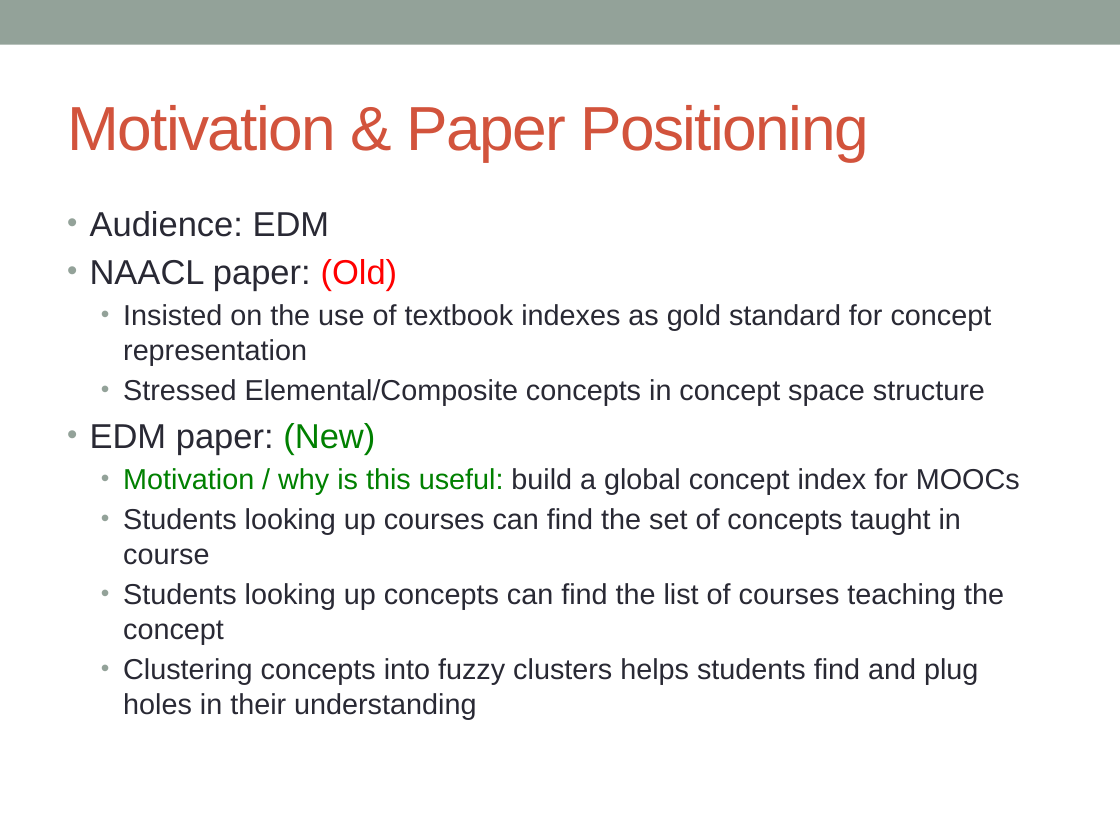
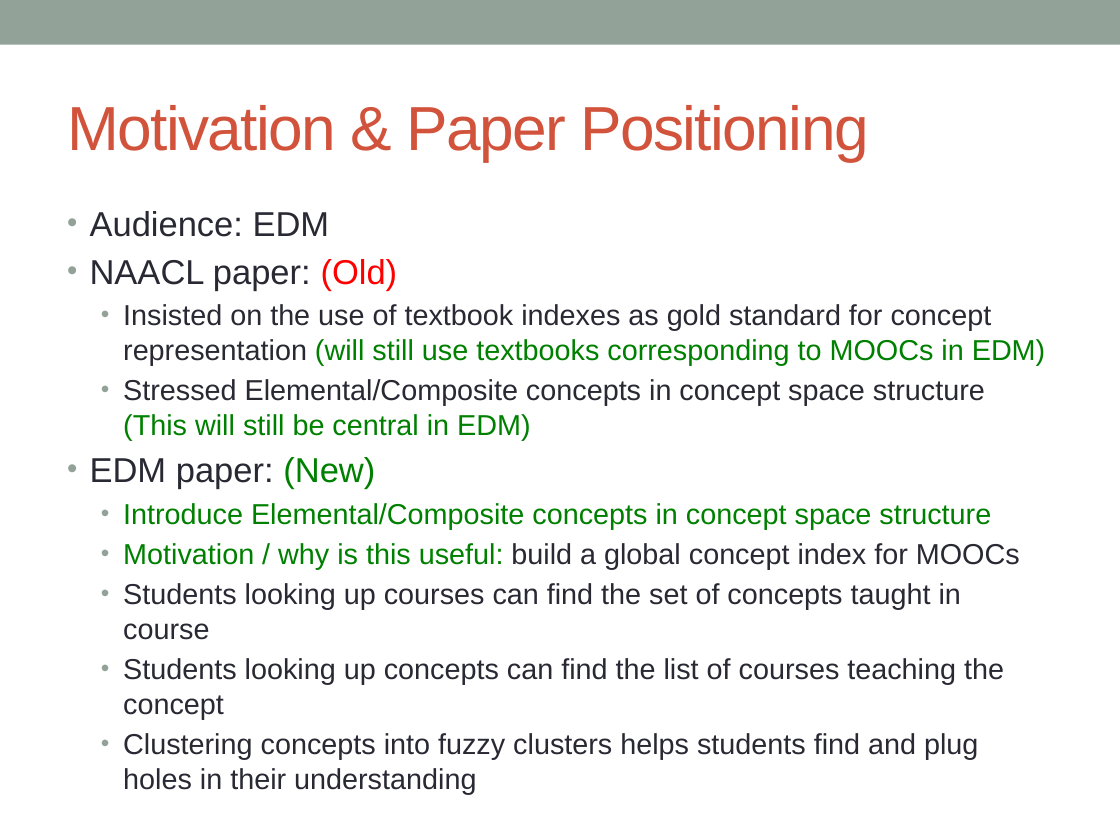
Before and after one commit to assmaboughoula/concept-detection-hierarchy-edu, a slide deck: slide 2 of edm_presentation.pptx. Drawn at 1120x840 pixels with LibreOffice and Linux fonts; fonts in the diff are those of the drawing. Boxes give left, top, right and bottom in pixels: in the first picture for what was removed or moved away, otherwise in the second. Text is boxed around its words. In the diff, an @@ line names an element or a change of style, - is before the commit and + after.

```diff
--- a/edm_presentation.pptx
+++ b/edm_presentation.pptx
@@ text at bbox=[123, 304, 1045, 440]: text changed @@
-  • Insisted on the use of textbook indexes as gold standard for concept representation
-  • Stressed Elemental/Composite concepts in concept space structure
+  • Insisted on the use of textbook indexes as gold standard for concept representation (will still use textbooks corresponding to MOOCs in EDM)
+  • Stressed Elemental/Composite concepts in concept space structure (This will still be central in EDM)
@@ text at bbox=[123, 503, 991, 529]: paragraph added @@
+  • Introduce Elemental/Composite concepts in concept space structure
```
Also in this commit, not shown: 1 other slide changed, 3 slides added, 2 other files.
